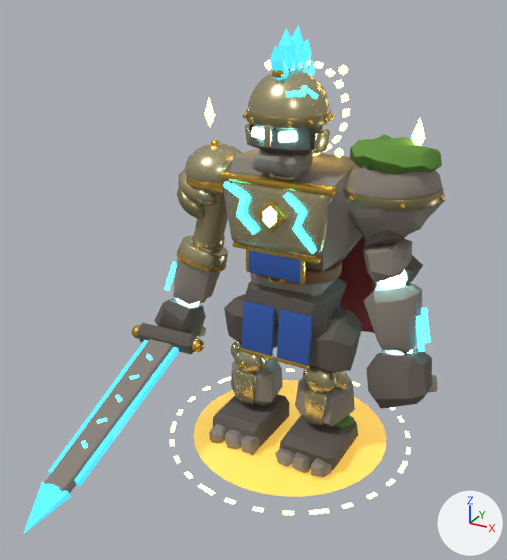
Renders of the glTF model modele3d/export/kamienny_rycerz_przebudzony.glb from each side of a commit.
Both versions are drawn from a 50 mm lens placed at (1.44, -3.04, 2.42), pointed at (-0.02, -0.4, 1.1). Every picture has the same lights, and +X, +Y and +Z are marked at lower right. The first picture is the older version. Vertices at exactly the same position are counted once.

In view in the first picture: 'kamienny_rycerz_przebudzony_Arms', 'kamienny_rycerz_przebudzony_Aura', 'kamienny_rycerz_przebudzony_Back', 'kamienny_rycerz_przebudzony_Body', 'kamienny_rycerz_przebudzony_Head', 'kamienny_rycerz_przebudzony_Legs', 'kamienny_rycerz_przebudzony_Weapon'.
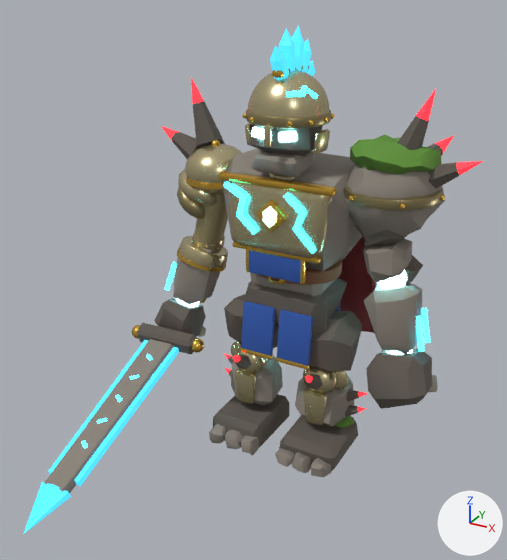
Changed parts and their boxes (x1, y1, x2, y2) in the pictures (507 x 560 px):
'kamienny_rycerz_przebudzony_Aura', reshaped, recoloured (26% wider, 25% shorter): before (170, 60, 425, 515); after (161, 77, 483, 417)
part 1 of me_kamienny_rycerz_przebudzony_aura, built on: before (205, 60, 425, 157); after (161, 77, 483, 189)
part 2 of me_kamienny_rycerz_przebudzony_aura, cut back: before (170, 369, 411, 515); after (225, 354, 368, 417)

Patch to the scene script:
```diff
--- a/modele3d/export/kamienny_rycerz_przebudzony.glb.py
+++ b/modele3d/export/kamienny_rycerz_przebudzony.glb.py
@@ mat_kamienny_rycerz_przebudzony_spike_red @@
+mat_kamienny_rycerz_przebudzony_spike_red = principled_material('kamienny_rycerz_przebudzony_spike_red')
+mat_kamienny_rycerz_przebudzony_spike_red.base_color = (0.745, 0.0144, 0.0232)  # red #e0202a
+mat_kamienny_rycerz_przebudzony_spike_red.roughness = 0.35
+mat_kamienny_rycerz_przebudzony_spike_red.emission_color = (1.0, 0.0194, 0.0311)  # red #ff2631
+mat_kamienny_rycerz_przebudzony_spike_red.emission_strength = 2.236
@@ me_kamienny_rycerz_przebudzony_aura @@
 # used by ob_kamienny_rycerz_przebudzony_aura; location = (0.0, 0.0, 0.0)
-me_kamienny_rycerz_przebudzony_aura.from_pydata(...)  # 1468 vertices, 2724 faces; spans x -0.68..0.68, y -0.68..0.68, z 0.0..2.05
-me_kamienny_rycerz_przebudzony_aura.materials.append(mat_kamienny_rycerz_przebudzony_aura)  # yellow #ffd76a, glowing yellow #ffd76a
-me_kamienny_rycerz_przebudzony_aura.materials.append(mat_kamienny_rycerz_przebudzony_aura_soft)  # yellow #ffe39a, glowing yellow #ffe39a
-me_kamienny_rycerz_przebudzony_aura.materials.append(mat_kamienny_rycerz_przebudzony_aura_glow)  # yellow #ffcf5a, glowing yellow #cba546
+me_kamienny_rycerz_przebudzony_aura.from_pydata(...)  # 211 vertices, 360 faces; spans x -0.84..0.87, y -0.28..0.29, z 0.22..1.96
+# me_kamienny_rycerz_przebudzony_aura part 1: 1180 vertices removed from x -0.59..0.59, y 0.05..0.14, z 1.59..2.05; 105 vertices added at x -0.84..0.87, y -0.04..0.29, z 1.49..1.96
+# me_kamienny_rycerz_przebudzony_aura part 2: 288 vertices removed from x -0.68..0.68, y -0.68..0.68, z 0.0..0.01; 106 vertices added at x -0.44..0.44, y -0.28..0.03, z 0.22..0.58
+me_kamienny_rycerz_przebudzony_aura.materials.append(mat_kamienny_rycerz_przebudzony_stone_dark)  # dark grey #625b53
+me_kamienny_rycerz_przebudzony_aura.materials.append(mat_kamienny_rycerz_przebudzony_spike_red)  # red #e0202a, glowing red #ff2631
```
